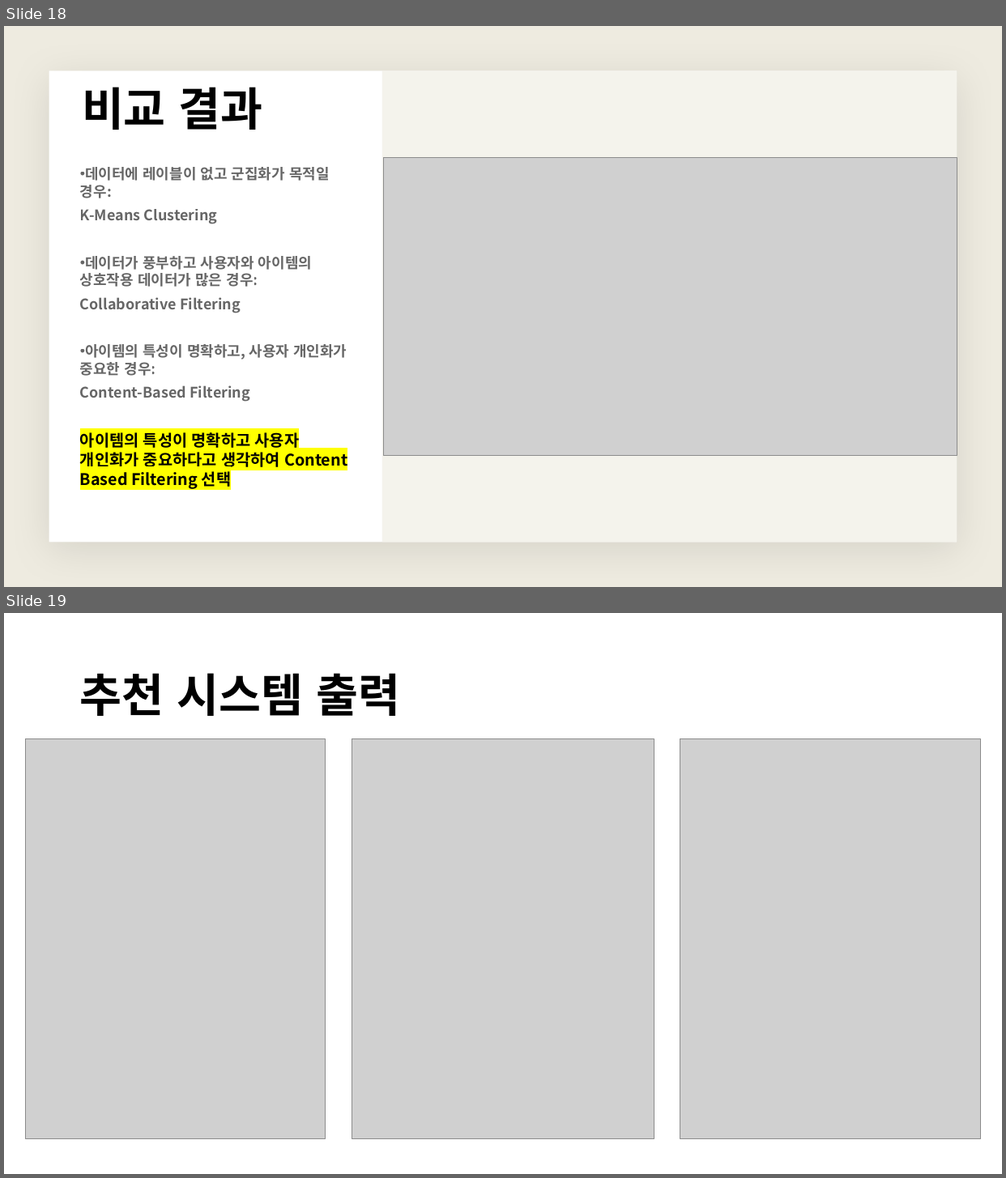
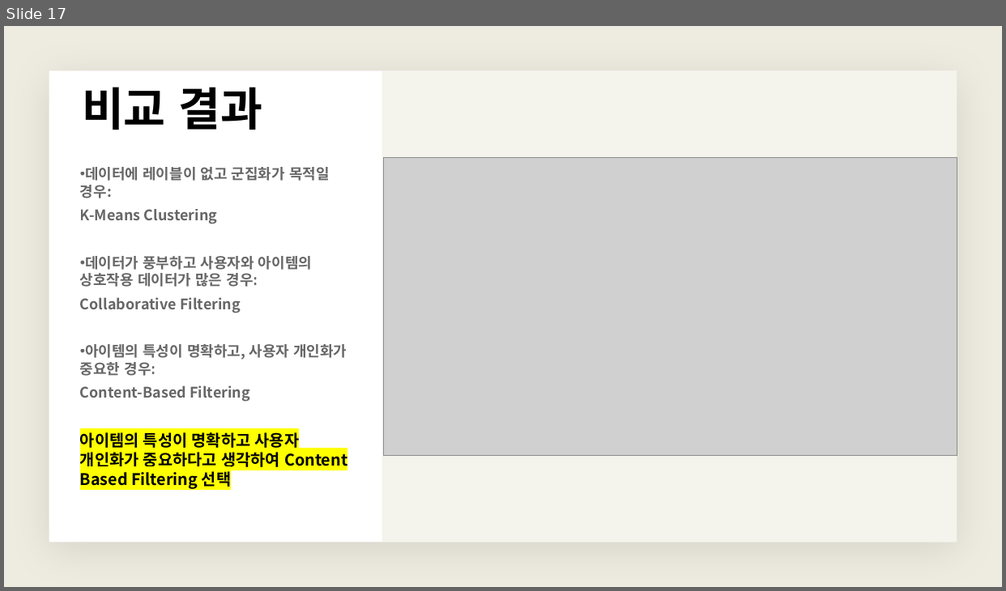
Before and after one commit to aaronkr-classroom/0-ml-team-project-pm-data, a slide deck: 넷플릭스 영화 추천 시스템 최종.pptx. Shown one above the other, each under a label of ours: slides 18 and 19 before the commit, slide 17 after it. The pictures are 1006x1178 and 1006x591 pixels, drawn with LibreOffice and Linux fonts; fonts in the diff are those of the drawing; grey boxes stand for pictures. Boxes give left, top, right and bottom in pixels: in the first picture for what was removed or moved away, otherwise in the second. Text is boxed around its words. In the diff, an @@ line names an element or a change of style, - is before the commit and + after.

```diff
--- a/넷플릭스 영화 추천 시스템 최종.pptx
+++ b/넷플릭스 영화 추천 시스템 최종.pptx
@@ slide 19 removed at <box>4,613,1002,1174</box>, background #FFFFFF @@
@@ title removed at <box>80,673,400,716</box> @@
-추천 시스템 출력
@@ picture removed at <box>25,739,325,1139</box> @@
@@ picture removed at <box>352,739,654,1139</box> @@
@@ picture removed at <box>680,739,980,1139</box> @@
@@ what was slide 18 is now slide 17 @@
```
Also in this commit, not shown: 5 slides changed, 2 slides added, 1 other slide removed.
